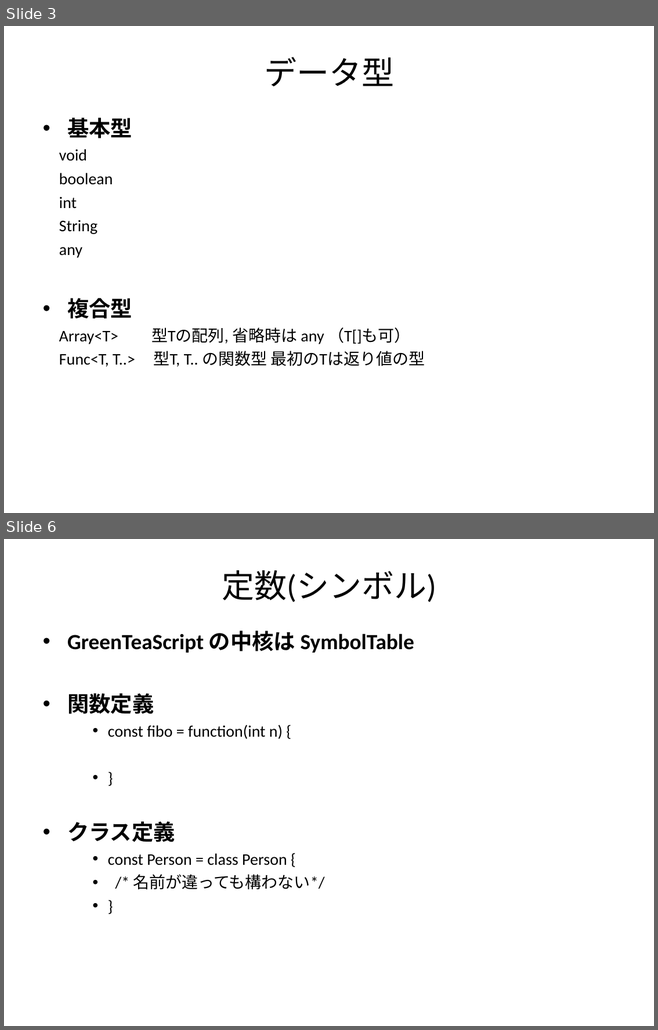
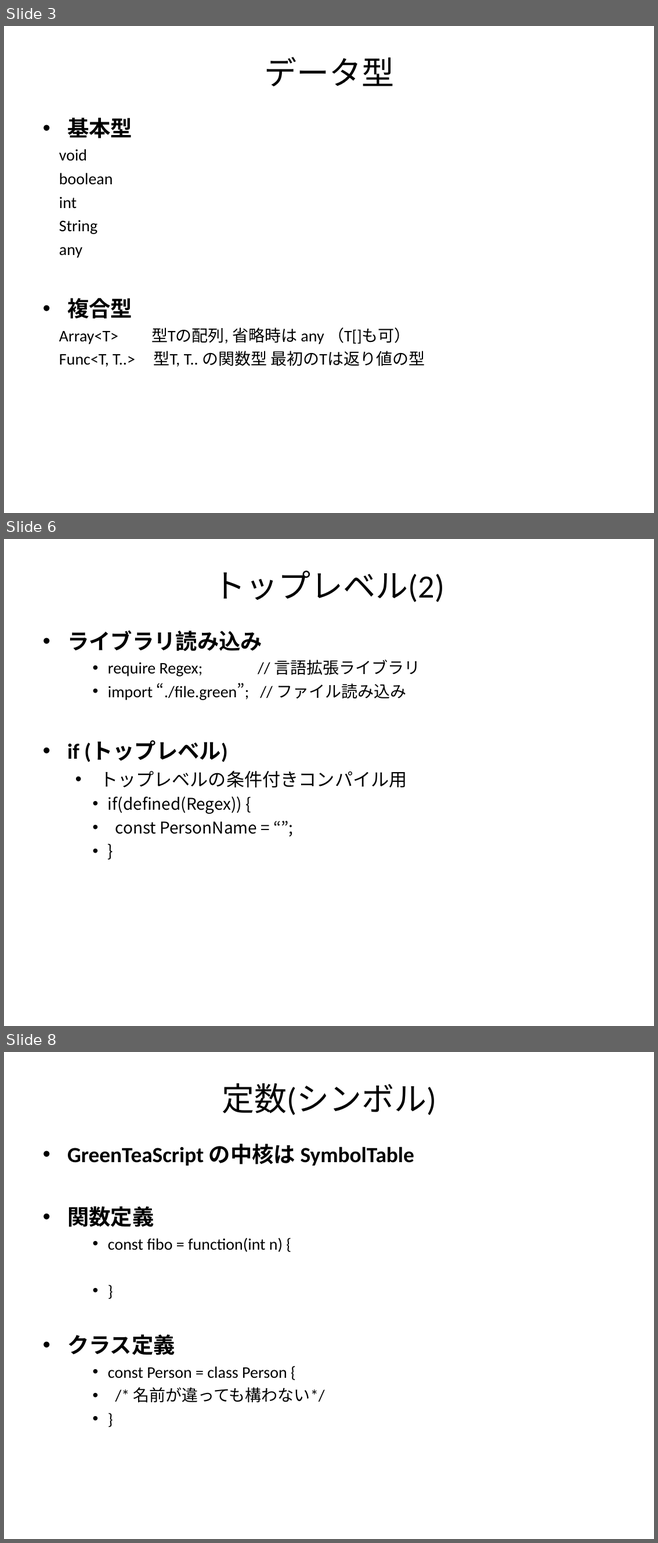
Before and after one commit to GreenTeaScript/GreenTeaScript, a slide deck: spec/GreenTeaScriptSpec.ppt. Shown one above the other, each under a label of ours: slides 3 and 6 before the commit, slides 3, 6 and 8 after it; the slides between them are not shown. The pictures are 658x1030 and 658x1543 pixels, drawn with LibreOffice and Linux fonts; fonts in the diff are those of the drawing. Boxes give left, top, right and bottom in pixels: in the first picture for what was removed or moved away, otherwise in the second. Text is boxed around its words. In the diff, an @@ line names an element or a change of style, - is before the commit and + after.

```diff
--- a/spec/GreenTeaScriptSpec.ppt
+++ b/spec/GreenTeaScriptSpec.ppt
@@ slide 6 added at box(4, 539, 654, 1026), background #FFFFFF @@
@@ title added at box(213, 570, 444, 602), 36 pt, text #000000 @@
+トップレベル(2)
@@ text added at box(67, 630, 420, 834), 18 pt, text #000000 @@
+• ライブラリ読み込み
+    • require Regex; // 言語拡張ライブラリ
+    • import “./file.green”; // ファイル読み込み
+• if (トップレベル)
+  • トップレベルの条件付きコンパイル用
+    • if(defined(Regex)) {
+    • const PersonName = “”;
+    • }
@@ what was slide 6 is now slide 8 @@
```
Also in this commit, not shown: 2 slides changed, 3 other slides added, 1 other file.
